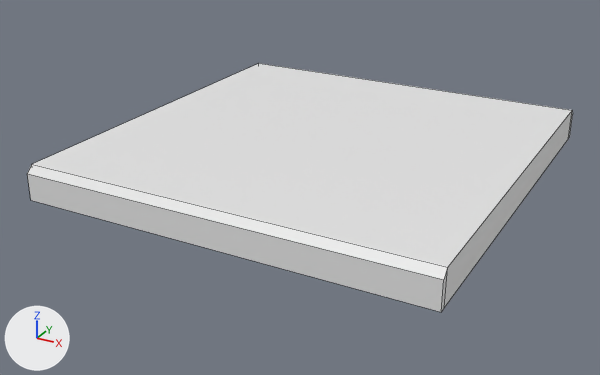
The FBX model Roads/SM_Road_Basic.fbx: old version first, new version second.
Both versions are drawn from a 50 mm camera at (21.4, -42.2, 17.3) aimed at (-0.9, -1.5, -3.1). Lighting does not change. The marker at lower left points along +X, +Y and +Z. Mesh edges are drawn as thin lines.
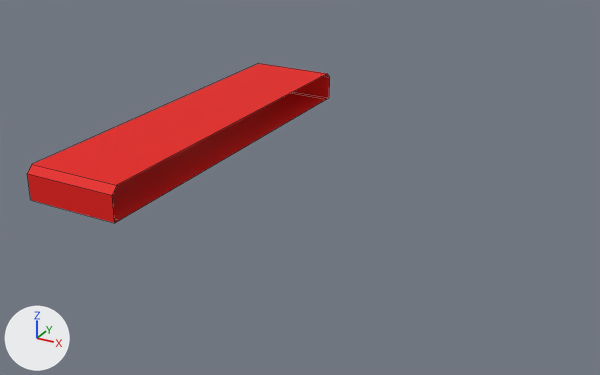
The newer file is also turned or shifted as a whole; pictures and numbers use the older file's frame.

Location of each change, (x1, y1, x2, y2) in pixels of the pictures (600 x 375 px):
```json
{"object": "Cube", "change": "reshaped", "before": [27, 63, 573, 312], "after": [27, 63, 330, 223], "on screen": "44% narrower, 36% shorter"}
```

Edits to the scene script, one JSON object a line:
```json
{"op": "add", "block": "mat_m_road_highway", "code": ["mat_m_road_highway = principled_material('M_Road_Highway')", "mat_m_road_highway.base_color = (0.8, 0.00333, 0.0)  # red #e70b00", "mat_m_road_highway.roughness = 0.69"]}
{"block": "me_cube", "where": "# used by ob_cube; location = (0.0, 0.0, 0.0)"}
{"op": "remove", "block": "me_cube", "code": "me_cube.from_pydata(...)  # 16 vertices, 14 faces; spans x -12.0..12.0, y -12.4..12.4, z -2.0..0.0"}
{"op": "add", "block": "me_cube", "code": "me_cube.from_pydata(...)  # 16 vertices, 8 faces; spans x -12.0..-6.0, y -12.4..12.4, z -2.0..0.0"}
{"block": "me_cube", "change": "me_cube part 1"}
{"block": "me_cube", "change": "8 vertices are removed from x 12.0, y -12.4..12.4, z -2.0..0.0"}
{"block": "me_cube", "change": "14 faces are deleted"}
{"block": "me_cube", "change": "8 new vertices lie (6.0, 0.0, 0.0) away from vertices in x -12.0, y -12.4..12.4, z -2.0..0.0"}
{"block": "me_cube", "change": "8 new faces join them"}
{"op": "add", "block": "me_cube", "code": "me_cube.materials.append(mat_m_road_highway)  # red #e70b00"}
```
